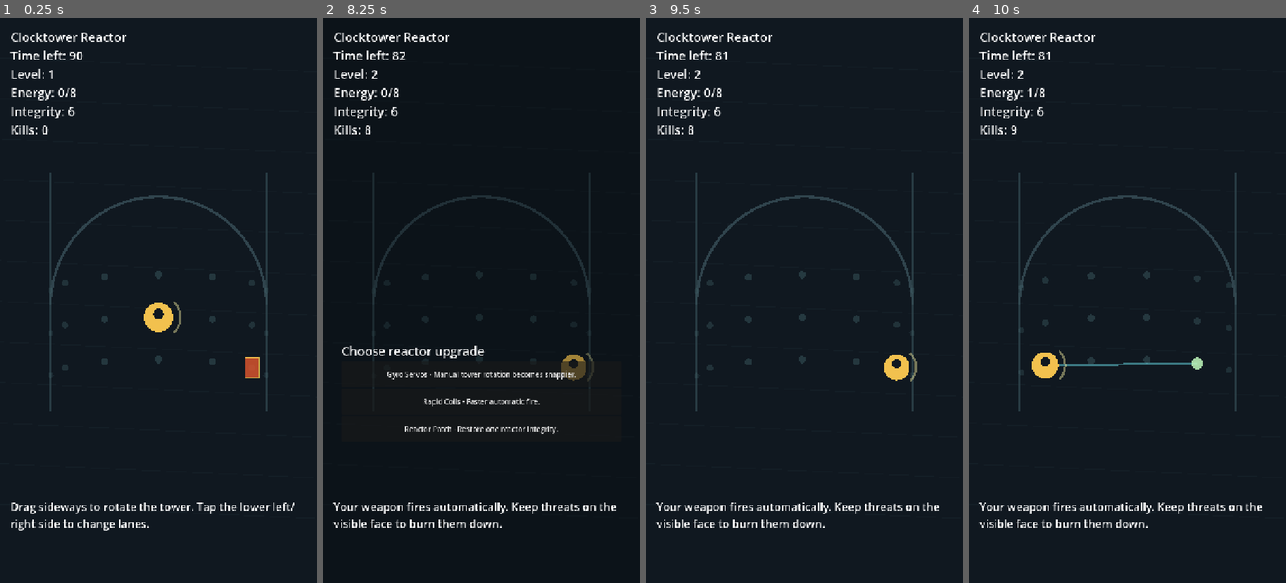
Above: before the commit, frames 1-4 (left to right).
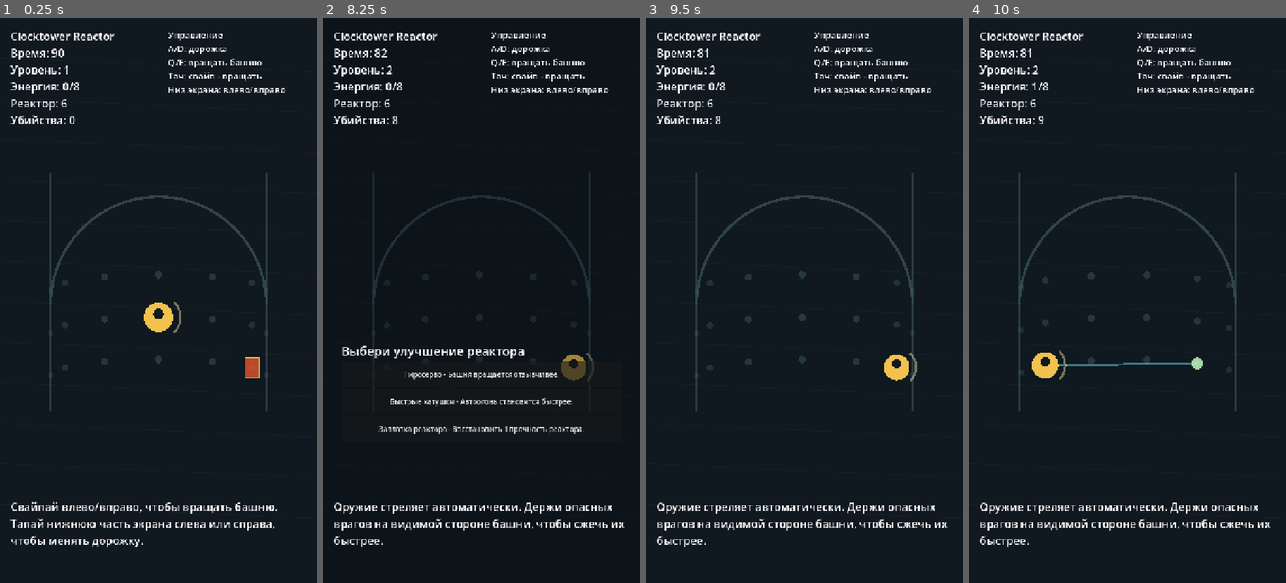
Above: after the commit, the same moments.

Repository: GeorgeYahontov/clocktower-reactor
Game: Godot game, scene res://scenes/Main.tscn
Two runs of this game, one before a commit and one after it. Both use one fixed random seed, a clock stepped at 60 frames per second and the inputs below.
Inputs (mouse positions are in pixels of both pictures, inside the frame that each line leads up to):
- Up to frame 1 (0.25 s): no input
- Up to frame 2 (8.25 s): tap Enter at 0.5, 8 s; move the mouse to (551, 272) at 0.52 s; hold D (move_right) 0.53-1.25 s; click (551, 272) at 0.67 s; drag from (418, 328) to (465, 413) at 1.27 s; move the mouse to (513, 176) at 2.02 s; hold D (move_right) 2.03-2.75 s; drag from (465, 413) to (386, 215) at 2.77 s; move the mouse to (576, 385) at 3.52 s; hold A (move_left) 3.53-4.25 s; drag from (386, 215) to (433, 159) at 4.27 s; move the mouse to (497, 300) at 5.02 s; hold A (move_left) 5.03-5.75 s; click (497, 300) at 5.17 s; drag from (433, 159) to (418, 328) at 5.77 s; tap Space at 6.5 s; move the mouse to (551, 272) at 6.52 s; hold D (move_right) 6.53-7.25 s; drag from (418, 328) to (465, 413) at 7.27 s; move the mouse to (513, 176) at 8.02 s; hold A (move_left) from 8.03 s (still down)
- Up to frame 3 (9.5 s): release A (move_left) at 8.75 s; click (804, 373) at 8.75 s, where only the run before the commit has a clickable "Gyro Servos - Manual tower ro…"
- Up to frame 4 (10 s): drag from (1111, 413) to (1032, 215) at 9.52 s

The runs differ from the first frame. In frame 1, 3.7% of the frame differs, in the area x 3-93%, y 2-94%; in frame 2, 5.2%, in the area x 3-96%, y 2-94%; in frame 3, 3.6%; in frame 4, 3.5%.

Commit message:
Localize tutorial and controls legend

Diff:
--- a/scripts/data/UpgradeCatalog.gd
+++ b/scripts/data/UpgradeCatalog.gd
@@ -4,43 +4,43 @@
 const UPGRADES := [
 	{
 		"id": "rapid_coils",
-		"title": "Rapid Coils",
-		"description": "Faster automatic fire.",
+		"title": "Быстрые катушки",
+		"description": "Автоогонь становится быстрее.",
 		"stat": "fire_interval",
 		"value": -0.04
 	},
 	{
 		"id": "wide_lens",
-		"title": "Wide Lens",
-		"description": "Shots can prefer threats across lanes.",
+		"title": "Широкая линза",
+		"description": "Оружие лучше цепляет угрозы на соседних дорожках.",
 		"stat": "lane_weight",
 		"value": -0.18
 	},
 	{
 		"id": "reactor_patch",
-		"title": "Reactor Patch",
-		"description": "Restore one reactor integrity.",
+		"title": "Заплатка реактора",
+		"description": "Восстановить 1 прочность реактора.",
 		"stat": "integrity",
 		"value": 1
 	},
 	{
 		"id": "charged_cells",
-		"title": "Charged Cells",
-		"description": "Kills grant extra charge toward the next level.",
+		"title": "Заряженные ячейки",
+		"description": "Убийства дают больше энергии для уровня.",
 		"stat": "energy_bonus",
 		"value": 1
 	},
 	{
 		"id": "gyro_servos",
-		"title": "Gyro Servos",
-		"description": "Manual tower rotation becomes snappier.",
+		"title": "Гиросерво",
+		"description": "Башня вращается отзывчивее.",
 		"stat": "rotation_speed",
 		"value": 0.55
 	},
 	{
 		"id": "hard_shell",
-		"title": "Hard Shell",
-		"description": "Increase maximum reactor integrity.",
+		"title": "Крепкий корпус",
+		"description": "Увеличить максимум прочности реактора.",
 		"stat": "max_integrity",
 		"value": 1
 	}
--- a/scripts/ui/Hud.gd
+++ b/scripts/ui/Hud.gd
@@ -6,6 +6,7 @@
 var state
 var label: Label
 var tutorial: Label
+var controls_legend: Label
 var upgrade_panel: VBoxContainer
 var restart_button: Button
 
@@ -13,8 +14,16 @@
 	state = game_state
 	label = Label.new()
 	label.position = Vector2(24.0, 24.0)
-	label.add_theme_font_size_override("font_size", 28)
+	label.add_theme_font_size_override("font_size", 25)
 	add_child(label)
+
+	controls_legend = Label.new()
+	controls_legend.position = Vector2(382.0, 24.0)
+	controls_legend.size = Vector2(314.0, 190.0)
+	controls_legend.autowrap_mode = TextServer.AUTOWRAP_WORD_SMART
+	controls_legend.add_theme_font_size_override("font_size", 20)
+	controls_legend.text = "Управление\nA/D: дорожка\nQ/E: вращать башню\nТач: свайп - вращать\nНиз экрана: влево/вправо"
+	add_child(controls_legend)
 
 	tutorial = Label.new()
 	tutorial.position = Vector2(24.0, 1090.0)
@@ -30,7 +39,7 @@
 	add_child(upgrade_panel)
 
 	restart_button = Button.new()
-	restart_button.text = "Restart run"
+	restart_button.text = "Начать заново"
 	restart_button.position = Vector2(250.0, 1010.0)
 	restart_button.size = Vector2(220.0, 64.0)
 	restart_button.visible = false
@@ -44,7 +53,7 @@
 	if state == null or label == null:
 		return
 	var time_left: float = maxf(0.0, state.config.run_duration - state.run_time)
-	label.text = "Clocktower Reactor\nTime left: %.0f\nLevel: %d\nEnergy: %d/%d\nIntegrity: %d\nKills: %d" % [
+	label.text = "Clocktower Reactor\nВремя: %.0f\nУровень: %d\nЭнергия: %d/%d\nРеактор: %d\nУбийства: %d" % [
 		time_left,
 		state.level,
 		state.energy,
@@ -56,15 +65,15 @@
 	if tutorial == null:
 		return
 	if state.run_status == "victory":
-		tutorial.text = "Reactor stabilized. Prototype run complete."
+		tutorial.text = "Реактор стабилизирован. Прототипный забег завершен."
 	elif state.run_status == "defeat":
-		tutorial.text = "Reactor breached. Enemies reached your lane too many times."
+		tutorial.text = "Реактор пробит. Враги слишком часто добирались до твоей дорожки."
 	elif state.run_time < 8.0:
-		tutorial.text = "Drag sideways to rotate the tower. Tap the lower left/right side to change lanes."
+		tutorial.text = "Свайпай влево/вправо, чтобы вращать башню. Тапай нижнюю часть экрана слева или справа, чтобы менять дорожку."
 	elif state.run_time < 18.0:
-		tutorial.text = "Your weapon fires automatically. Keep threats on the visible face to burn them down."
+		tutorial.text = "Оружие стреляет автоматически. Держи опасных врагов на видимой стороне башни, чтобы сжечь их быстрее."
 	else:
-		tutorial.text = "Survive until the timer reaches zero."
+		tutorial.text = "Выживи до конца таймера. Когда энергия заполнится, выбери улучшение реактора."
 
 	_refresh_upgrade_panel()
 	restart_button.visible = state.run_status != "running"
@@ -87,7 +96,7 @@
 		child.queue_free()
 
 	var title := Label.new()
-	title.text = "Choose reactor upgrade"
+	title.text = "Выбери улучшение реактора"
 	title.add_theme_font_size_override("font_size", 28)
 	upgrade_panel.add_child(title)
 
Not shown, changed: docs/00-devlog.md
Not shown, changed: docs/05-current-gameplay.md
